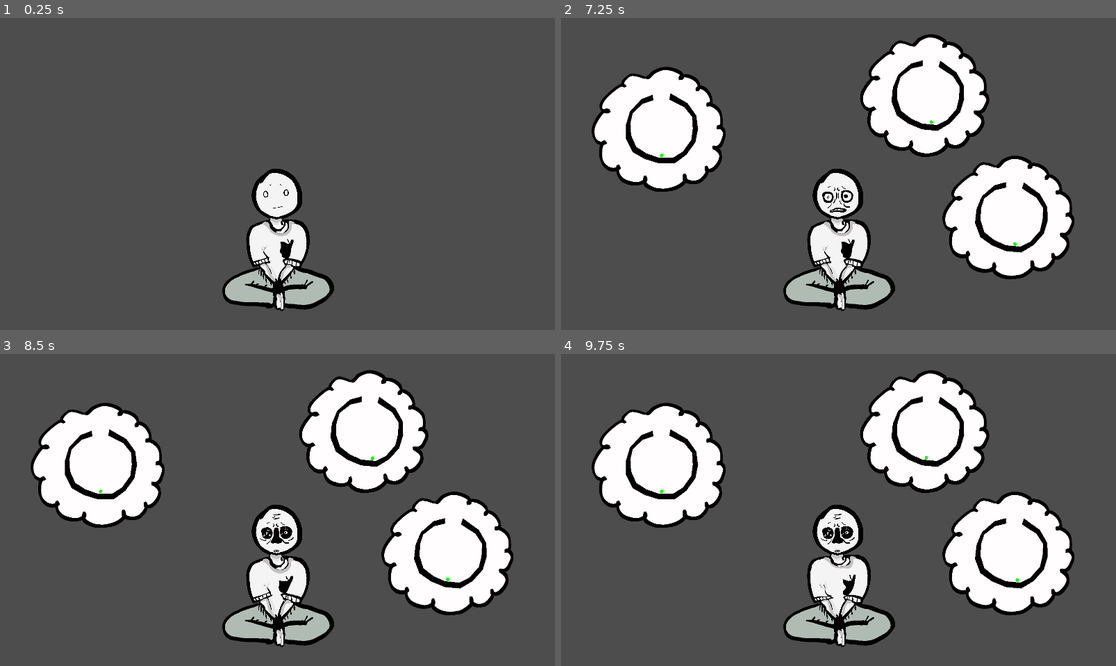
Above: before the commit, frames 1-4 (two rows, left to right).
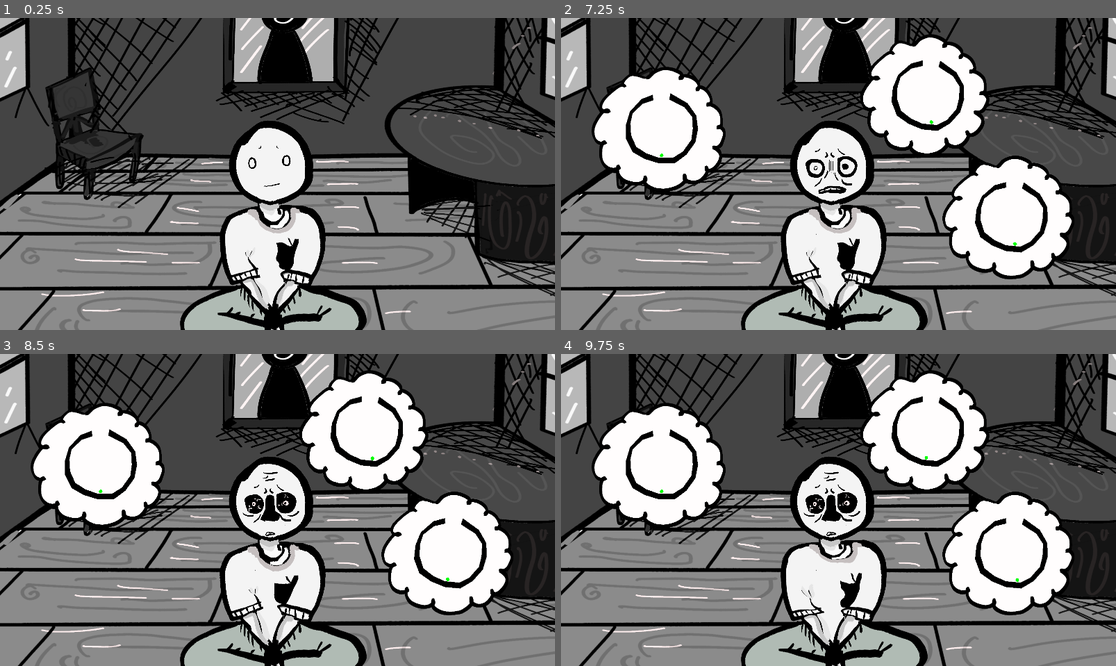
Above: after the commit, the same moments.

Repository: alilley96/gwj-097-imminent-doom
Game: Godot game, scene res://main/game.tscn
The game is run twice, just before and just after one commit, with the same random seed, the same clock (stepped at 60 frames per second) and the same inputs.
Inputs (mouse positions are in pixels of both pictures, inside the frame that each line leads up to):
- Up to frame 1 (0.25 s): no input
- Up to frame 2 (7.25 s): tap Enter at 0.5 s; move the mouse to (960, 158) at 0.52 s; hold Mouse wheel down (rotate_clockwise) 0.53-1.28 s; move the mouse to (727, 189) at 1.27 s; tap Mouse wheel up (rotate_counter_clockwise) every 1.5 s from 1.35 to 5.85 s; move the mouse to (894, 105) at 2.02 s; hold Mouse wheel down (rotate_clockwise) 2.03-2.78 s; move the mouse to (810, 236) at 2.77 s; move the mouse to (1005, 220) at 3.52 s; hold Mouse wheel down (rotate_clockwise) 3.53-4.28 s; move the mouse to (672, 127) at 4.27 s; move the mouse to (866, 174) at 5.02 s; hold Mouse wheel down (rotate_clockwise) 5.03-5.78 s; move the mouse to (755, 96) at 5.77 s; move the mouse to (960, 158) at 6.52 s; hold Mouse wheel down (rotate_clockwise) from 6.53 s (still down)
- Up to frame 3 (8.5 s): move the mouse to (166, 525) at 7.27 s; release Mouse wheel down (rotate_clockwise) at 7.28 s; tap Mouse wheel up (rotate_counter_clockwise) at 7.35 s; move the mouse to (333, 441) at 8.02 s; hold Mouse wheel down (rotate_clockwise) from 8.03 s (still down)
- Up to frame 4 (9.75 s): move the mouse to (810, 572) at 8.77 s; release Mouse wheel down (rotate_clockwise) at 8.78 s; tap Mouse wheel up (rotate_counter_clockwise) at 8.85 s; move the mouse to (1005, 556) at 9.52 s; hold Mouse wheel down (rotate_clockwise) from 9.53 s (still down)

The runs differ from the first frame. In frame 1, 66% of the frame differs, in the area x 0-100%, y 0-100%; in frame 2, 54%; in frame 3, 54%; in frame 4, 54%.

Commit message:
add background and spiral bubble pop animation

Diff:
--- a/main/game.tscn
+++ b/main/game.tscn
@@ -4,6 +4,18 @@
 [ext_resource type="Script" uid="uid://desrwj3job6fl" path="res://main/input_controller.gd" id="2_2fwfh"]
 [ext_resource type="PackedScene" uid="uid://cp8jissxbhjia" path="res://player/player.tscn" id="3_46yon"]
 [ext_resource type="PackedScene" uid="uid://btlu6np2304x1" path="res://spiral_spawn_point/spiral_spawn_point.tscn" id="4_vfw6y"]
+[ext_resource type="Texture2D" uid="uid://c8vljxkopppg" path="res://main/assets/background_0.png" id="5_vfw6y"]
+
+[sub_resource type="SpriteFrames" id="SpriteFrames_3qcir"]
+animations = [{
+"frames": [{
+"duration": 1.0,
+"texture": ExtResource("5_vfw6y")
+}],
+"loop": true,
+"name": &"default",
+"speed": 5.0
+}]
 
 [node name="Game" type="Node2D" unique_id=2020320118 node_paths=PackedStringArray("input_controller", "player", "spiral_spawn_timer", "spiral_spawn_points")]
 script = ExtResource("1_63c7r")
@@ -19,8 +31,8 @@
 metadata/_custom_type_script = "uid://desrwj3job6fl"
 
 [node name="Player" parent="." unique_id=1874287193 instance=ExtResource("3_46yon")]
-position = Vector2(29, 177)
-scale = Vector2(0.3, 0.3)
+position = Vector2(29, 141)
+scale = Vector2(0.5, 0.5)
 
 [node name="SpiralSpawnPoints" type="Node" parent="." unique_id=662160525]
 
@@ -36,3 +48,8 @@
 [node name="SpiralSpawnTimer" type="Timer" parent="." unique_id=505923704]
 
 [node name="Camera2D" type="Camera2D" parent="." unique_id=1232335331]
+
+[node name="BackgroundAnimatedSprite2D" type="AnimatedSprite2D" parent="." unique_id=838533251]
+z_index = -1
+scale = Vector2(0.65, 0.65)
+sprite_frames = SubResource("SpriteFrames_3qcir")
--- a/main/game_controller.gd
+++ b/main/game_controller.gd
@@ -80,9 +80,6 @@
 
 
 func _spiral_completed(completed_spiral: Spiral, health_regen: float) -> void:
-	print("Completed Spiral: ", completed_spiral)
-	print("Health Regen: ", health_regen)
-
 	player.regen_health(health_regen)
 
 	_spirals.erase(completed_spiral)
@@ -91,7 +88,7 @@
 	completed_spiral.completed.disconnect(_spiral_completed)
 
 	completed_spiral.spawn_point.active_spiral = null
-	completed_spiral.queue_free()
+	completed_spiral.destroy()
 
 
 func _rotate_spirals_clockwise() -> void:
--- a/spiral/spiral.gd
+++ b/spiral/spiral.gd
@@ -11,6 +11,7 @@
 
 @export var thought_bubble_sprite: AnimatedSprite2D
 @export var maze_container: StaticBody2D
+@export var ball: Node2D
 @export var damage_timer: Timer
 @export var maze_end_area: Area2D
 
@@ -30,6 +31,7 @@
 # Lifecycle Functions ----------------------------------------------------------------
 
 func _ready() -> void:
+	thought_bubble_sprite.animation = "default"
 	thought_bubble_sprite.play()
 
 	damage_timer.wait_time = 1.0
@@ -50,6 +52,15 @@
 	maze_container.rotate(-0.1)
 
 
+func destroy() -> void:
+	thought_bubble_sprite.animation = "pop"
+	thought_bubble_sprite.sprite_frames.set_animation_loop("pop", false)
+	thought_bubble_sprite.animation_finished.connect(queue_free)
+
+	maze_container.visible = false
+	ball.visible = false
+
+
 # Private Functions -----------------------------------------------------------------
 
 func _damage_timer_timeout() -> void:
--- a/spiral/spiral.tscn
+++ b/spiral/spiral.tscn
@@ -4,6 +4,11 @@
 [ext_resource type="Texture2D" uid="uid://bhkkxvnmfk2f6" path="res://spiral/assets/thought_bubble_frame_0.png" id="2_pcdha"]
 [ext_resource type="Texture2D" uid="uid://bgg3e66huuc6p" path="res://spiral/assets/thought_bubble_frame_1.png" id="3_lgvn7"]
 [ext_resource type="Texture2D" uid="uid://c44sp4ubvsl7n" path="res://spiral/assets/thought_bubble_frame_2.png" id="4_fr45i"]
+[ext_resource type="Texture2D" uid="uid://b3ar55y8xvj25" path="res://spiral/assets/thought_bubble_pop_frame_0.png" id="5_170jh"]
+[ext_resource type="Texture2D" uid="uid://cso2b8spo4xyl" path="res://spiral/assets/thought_bubble_pop_frame_1.png" id="6_fxkjv"]
+[ext_resource type="Texture2D" uid="uid://bpu16tsw25a5x" path="res://spiral/assets/thought_bubble_pop_frame_2.png" id="7_4v27f"]
+[ext_resource type="Texture2D" uid="uid://bisyqo56ihi3g" path="res://spiral/assets/thought_bubble_pop_frame_3.png" id="8_l61di"]
+[ext_resource type="Texture2D" uid="uid://ce5ogbeqjxi2i" path="res://spiral/assets/thought_bubble_pop_frame_4.png" id="9_7gp6a"]
 
 [sub_resource type="SpriteFrames" id="SpriteFrames_djd8e"]
 animations = [{
@@ -20,6 +25,26 @@
 "loop": true,
 "name": &"default",
 "speed": 5.0
+}, {
+"frames": [{
+"duration": 0.3,
+"texture": ExtResource("5_170jh")
+}, {
+"duration": 0.3,
+"texture": ExtResource("6_fxkjv")
+}, {
+"duration": 0.3,
+"texture": ExtResource("7_4v27f")
+}, {
+"duration": 0.4,
+"texture": ExtResource("8_l61di")
+}, {
+"duration": 0.6,
+"texture": ExtResource("9_7gp6a")
+}],
+"loop": true,
+"name": &"pop",
+"speed": 5.0
 }]
 
 [sub_resource type="RectangleShape2D" id="RectangleShape2D_pcdha"]
@@ -28,10 +53,11 @@
 [sub_resource type="CircleShape2D" id="CircleShape2D_pcdha"]
 radius = 8.0
 
-[node name="Spiral" type="Node2D" unique_id=1670825711 node_paths=PackedStringArray("thought_bubble_sprite", "maze_container", "damage_timer", "maze_end_area")]
+[node name="Spiral" type="Node2D" unique_id=1670825711 node_paths=PackedStringArray("thought_bubble_sprite", "maze_container", "ball", "damage_timer", "maze_end_area")]
 script = ExtResource("1_1wqmu")
 thought_bubble_sprite = NodePath("AnimatedSprite2D")
 maze_container = NodePath("Maze")
+ball = NodePath("Ball")
 damage_timer = NodePath("DamageTimer")
 maze_end_area = NodePath("Maze/MazeEndArea2D")
 metadata/_custom_type_script = "uid://b6cm8ecfo86uo"
@@ -40,7 +66,7 @@
 position = Vector2(0, 29)
 scale = Vector2(0.3, 0.3)
 sprite_frames = SubResource("SpriteFrames_djd8e")
-frame_progress = 0.006900374
+frame_progress = 0.17204823
 
 [node name="Maze" type="StaticBody2D" parent="." unique_id=949086165]
 
Binary file added: main/assets/background_0.png
Not shown, added: main/assets/background_0.png.import
Binary file added: main/assets/background_1.png
Not shown, added: main/assets/background_1.png.import
Binary file added: spiral/assets/thought_bubble_pop_frame_0.png
Not shown, added: spiral/assets/thought_bubble_pop_frame_0.png.import
Binary file added: spiral/assets/thought_bubble_pop_frame_1.png
Not shown, added: spiral/assets/thought_bubble_pop_frame_1.png.import
Binary file added: spiral/assets/thought_bubble_pop_frame_2.png
Not shown, added: spiral/assets/thought_bubble_pop_frame_2.png.import
Binary file added: spiral/assets/thought_bubble_pop_frame_3.png
Not shown, added: spiral/assets/thought_bubble_pop_frame_3.png.import
(and 2 more such lines)
